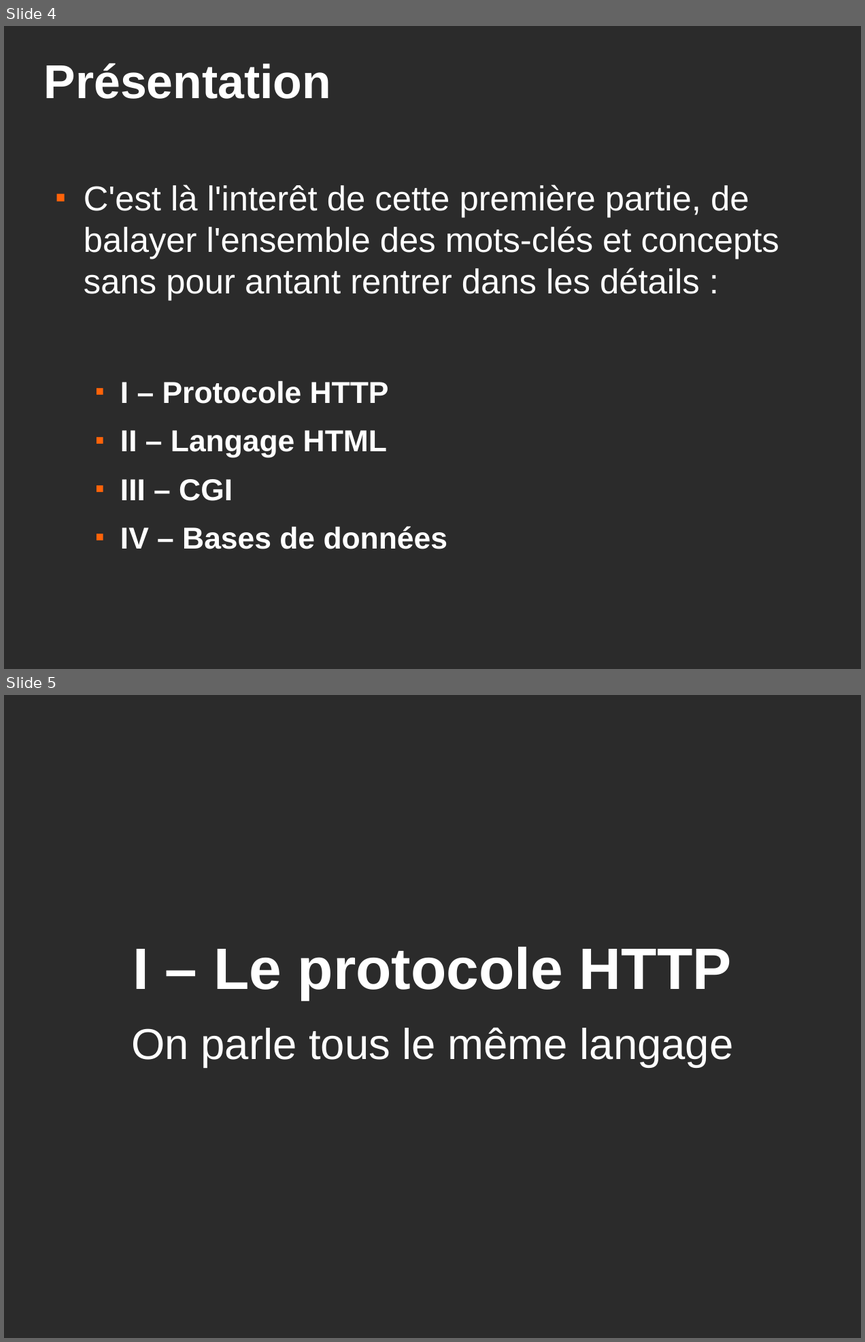
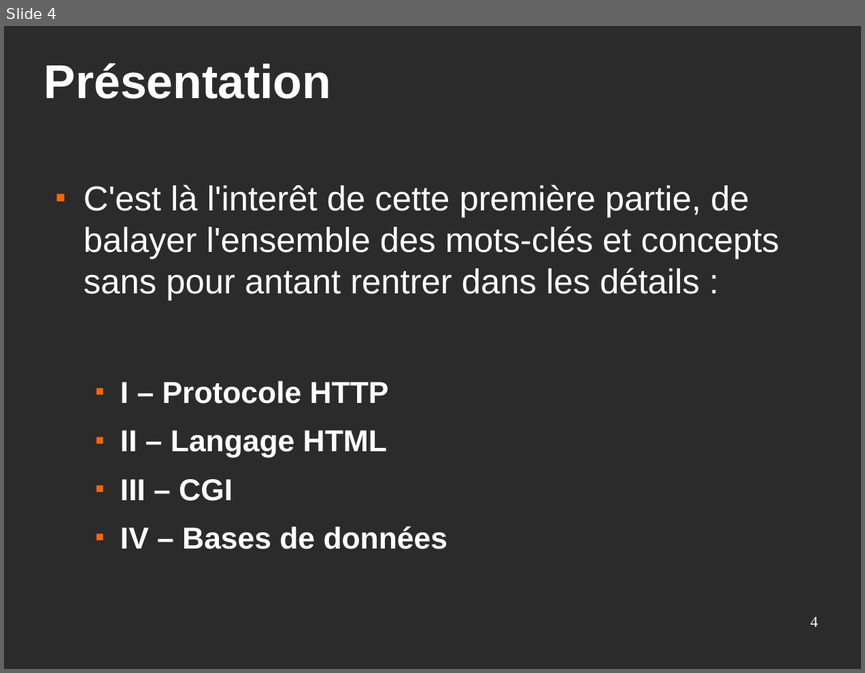
Before and after one commit to Eirbware/Formation, a slide deck: presentations/fondements.odp. Shown one above the other, each under a label of ours: slides 4 and 5 before the commit, slide 4 after it. The pictures are 865x1342 and 865x673 pixels, drawn with LibreOffice and Linux fonts; fonts in the diff are those of the drawing; background and template pictures are left out; a plain dark background stands for a picture behind light text. Boxes give left, top, right and bottom in pixels: in the first picture for what was removed or moved away, otherwise in the second. Text is boxed around its words. In the diff, an @@ line names an element or a change of style, - is before the commit and + after.

```diff
--- a/presentations/fondements.odp
+++ b/presentations/fondements.odp
@@ slide 5 removed at [4,695,861,1338], background picture (left out) @@
@@ text removed at [131,947,734,1067] @@
-I – Le protocole HTTP
-On parle tous le même langage
@@ slide 4 changed as well @@
@@ page number added at [810,616,818,626], 14 pt, text #FFFFFF @@
+4
```
Also in this commit, not shown: 12 other slides changed, 4 slides added, 1 other file.
